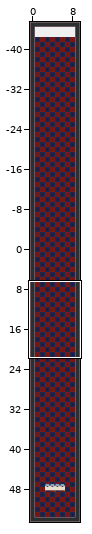
Tiled map (JSON): map.tmj. Above, an overview of the earlier version with the close-up marked.
Close-up. Before:
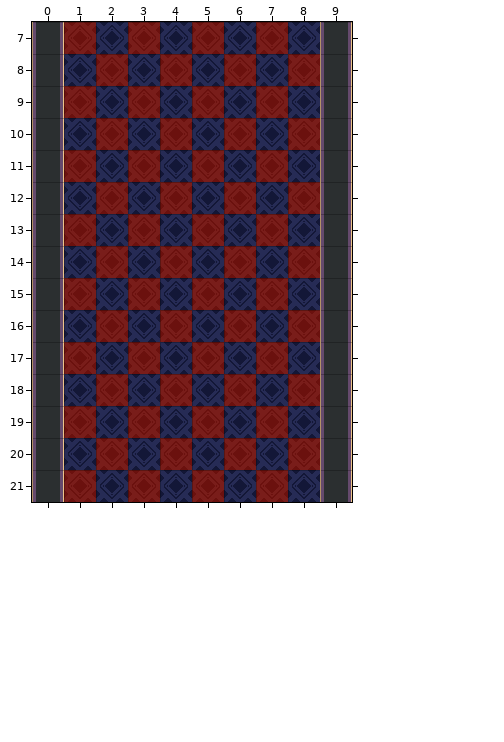
Cells are 32x32 px. Shown: x 0..9, y 7..21. The commit also changed other parts of the map, which this record leaves out. The old version is drawn lined up with the new one.
New version:
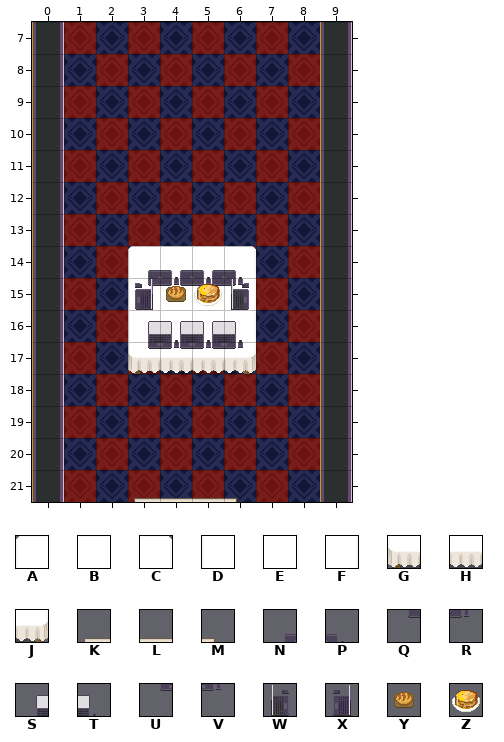
Key: from "Chunk 1": A 51, B 52, C 53, D 54, E 55, F 56, G 57, H 58, J 59, K 60, L 61, M 62, N 78, P 79, Q 80, R 81, S 82, T 83, U 84, V 85, W 86, X 87, Y 89, Z 90.
_ is an empty cell.
Tiles of an added or newly shown layer are drawn over the layers below it.
Edits made:
{"change": "map size 10x100 -> 10x55 cells (old content now starts at 0,-45; both pictures use the new coordinates)"}
{"where": "layer \"furniture/furniture\""}
{"y":14,"x":3,"old":"____","new":"ABBC"}
{"y":15,"x":3,"old":"____","new":"DEEF"}
{"y":16,"x":3,"old":"____","new":"DEEF"}
{"y":17,"x":3,"old":"____","new":"GHHJ"}
{"y":21,"x":3,"old":"____","new":"KLLM"}
{"where": "layer \"furniture/furrniture2\""}
{"y":14,"x":3,"old":"____","new":"NPNP"}
{"y":15,"x":3,"old":"____","new":"QRQR"}
{"y":16,"x":3,"old":"____","new":"STST"}
{"y":17,"x":3,"old":"____","new":"UVUV"}
{"where": "layer \"furniture/Kopie von furrniture2\" (added)"}
{"y":14,"x":4,"old":"__","new":"NP"}
{"y":15,"x":3,"old":"____","new":"XQRW"}
{"y":16,"x":3,"old":"___","new":"SST"}
{"y":17,"x":3,"old":"___","new":"UUV"}
{"where": "layer \"furniture/kekse\" (added)"}
{"y":15,"x":4,"old":"__","new":"YZ"}
{"label":"added","picture_box":[128,246,256,374]}
{"label":"added","picture_box":[134,498,237,502]}
